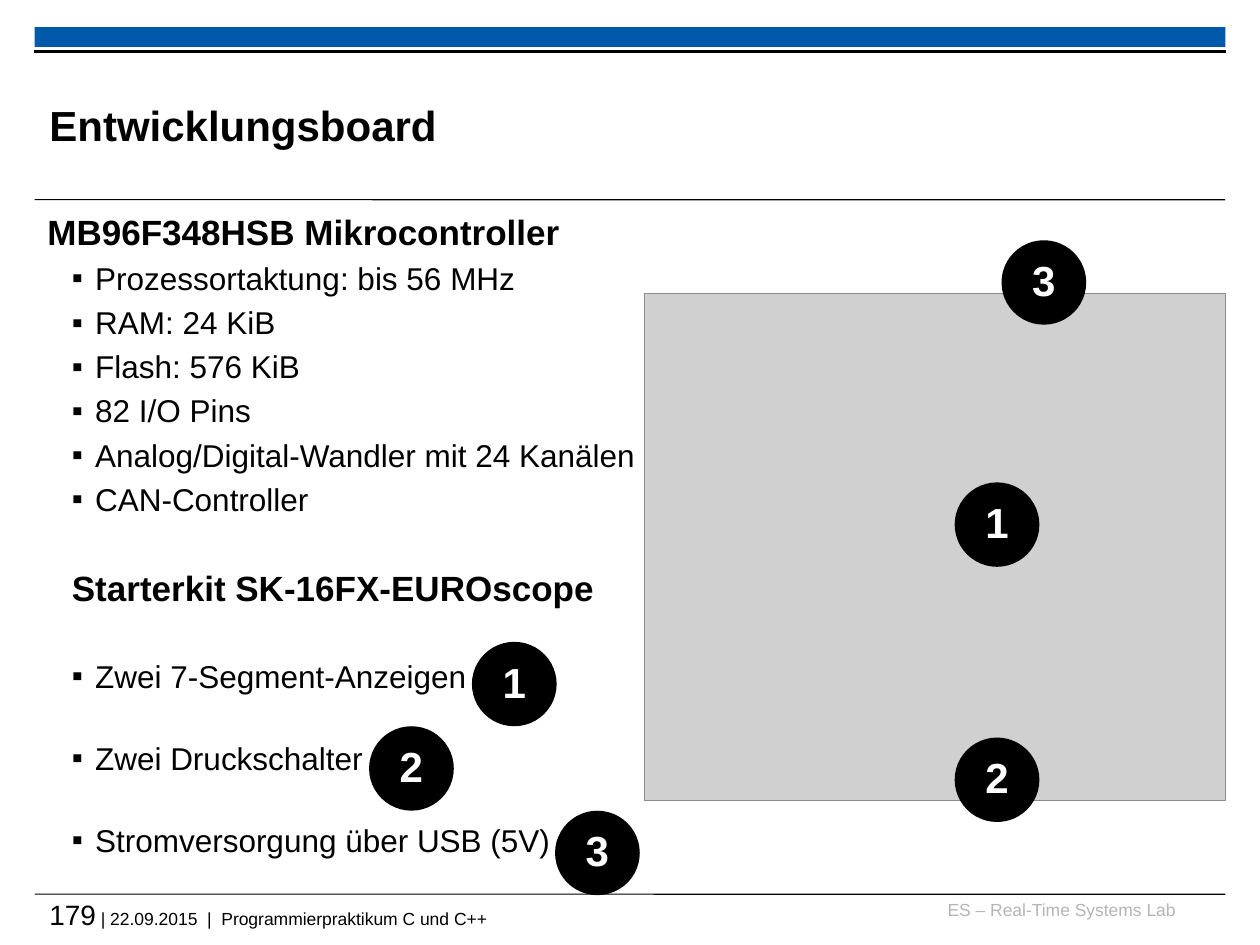
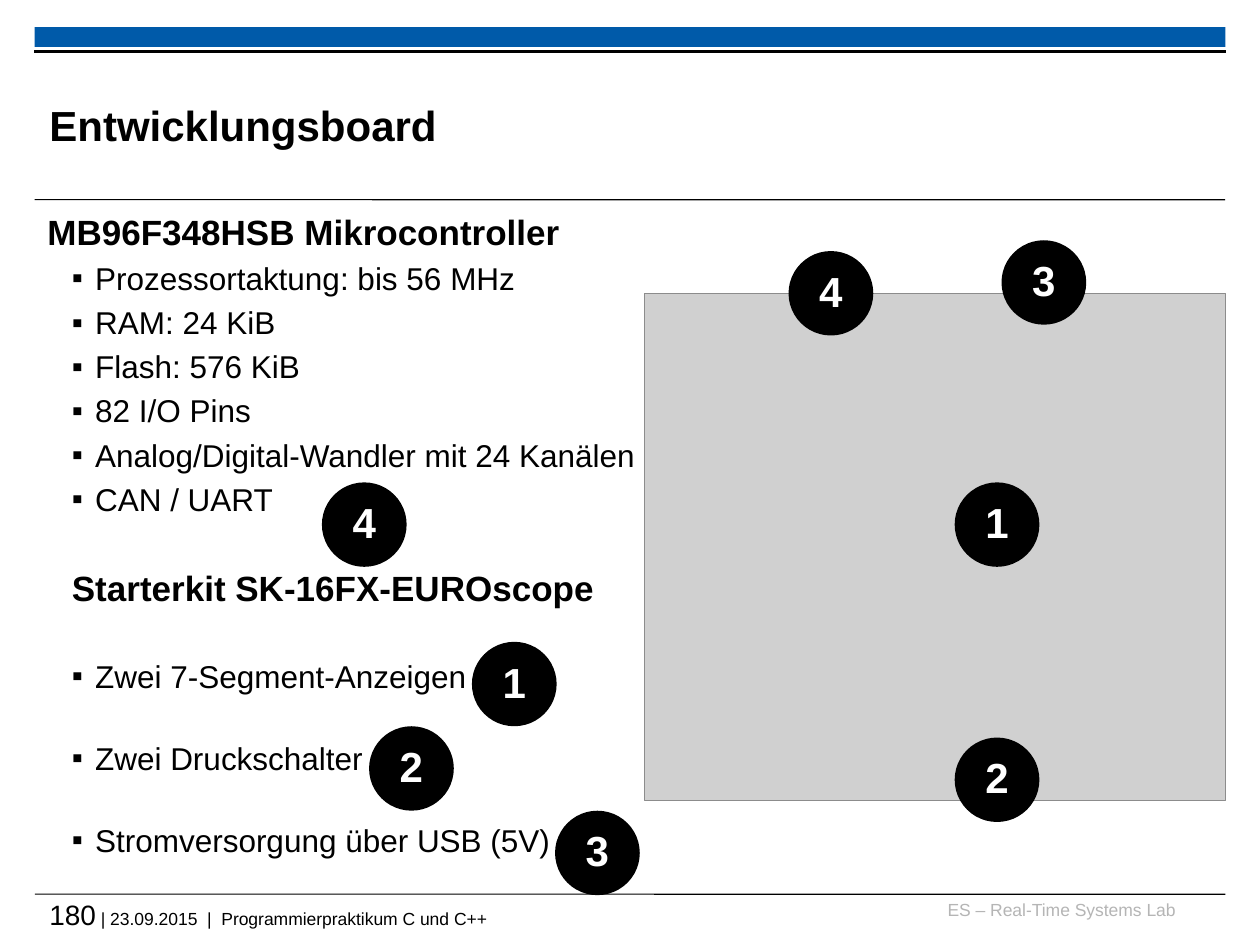
Before and after one commit to h82k/tud-cppp, a slide deck: slide 180 of cppp_lecture.pptx (slide 179 before the commit). Drawn at 1260x945 pixels with LibreOffice and Linux fonts; fonts in the diff are those of the drawing; grey boxes stand for pictures; background and template pictures are left out. Boxes give left, top, right and bottom in pixels: in the first picture for what was removed or moved away, otherwise in the second. Text is boxed around its words. In the diff, an @@ line names an element or a change of style, - is before the commit and + after.

```diff
--- a/cppp_lecture.pptx
+++ b/cppp_lecture.pptx
@@ ellipse added at <box>789,251,873,335</box>, fill #000000, 24 pt, text #FFFFFF, bold @@
+4
@@ text at <box>95,489,273,512</box>: text changed @@
-  ▪ CAN-Controller
+  ▪ CAN / UART
@@ ellipse added at <box>323,483,407,567</box>, fill #000000, 24 pt, text #FFFFFF, bold @@
+4
@@ text at <box>49,905,487,929</box>: text changed @@
-179 | 22.09.2015 | Programmierpraktikum C und C++
+180 | 23.09.2015 | Programmierpraktikum C und C++
```
Also in this commit, not shown: 5 other slides changed, 6 slides added, 1 slide removed, 2 other files.
